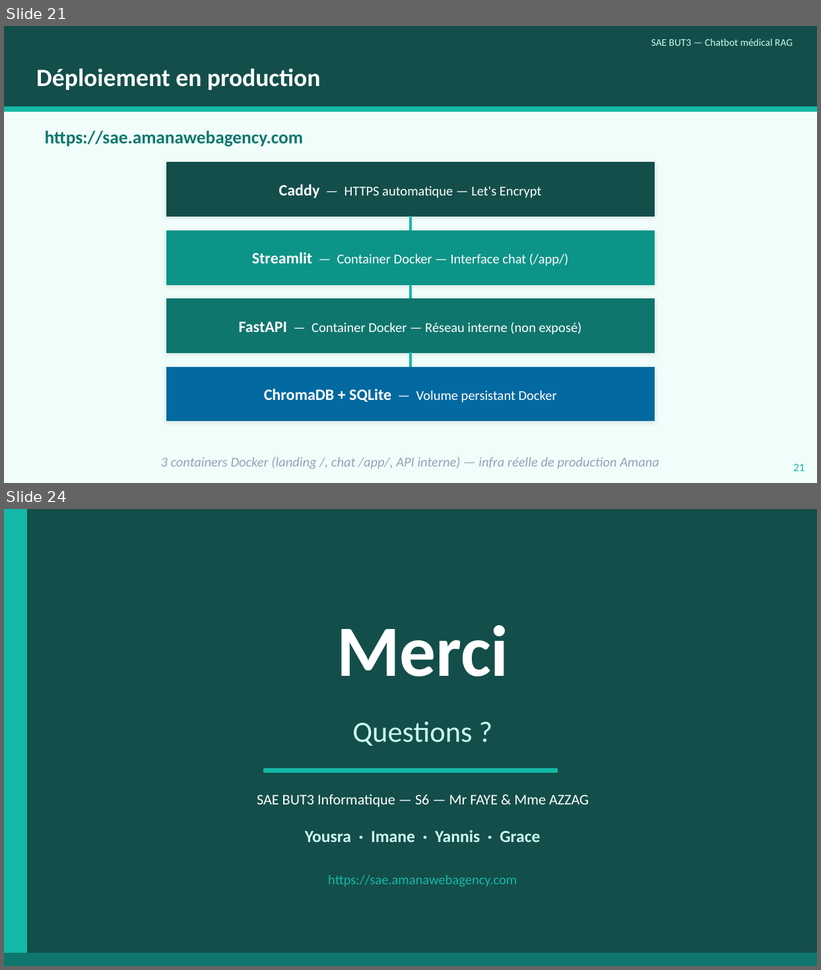
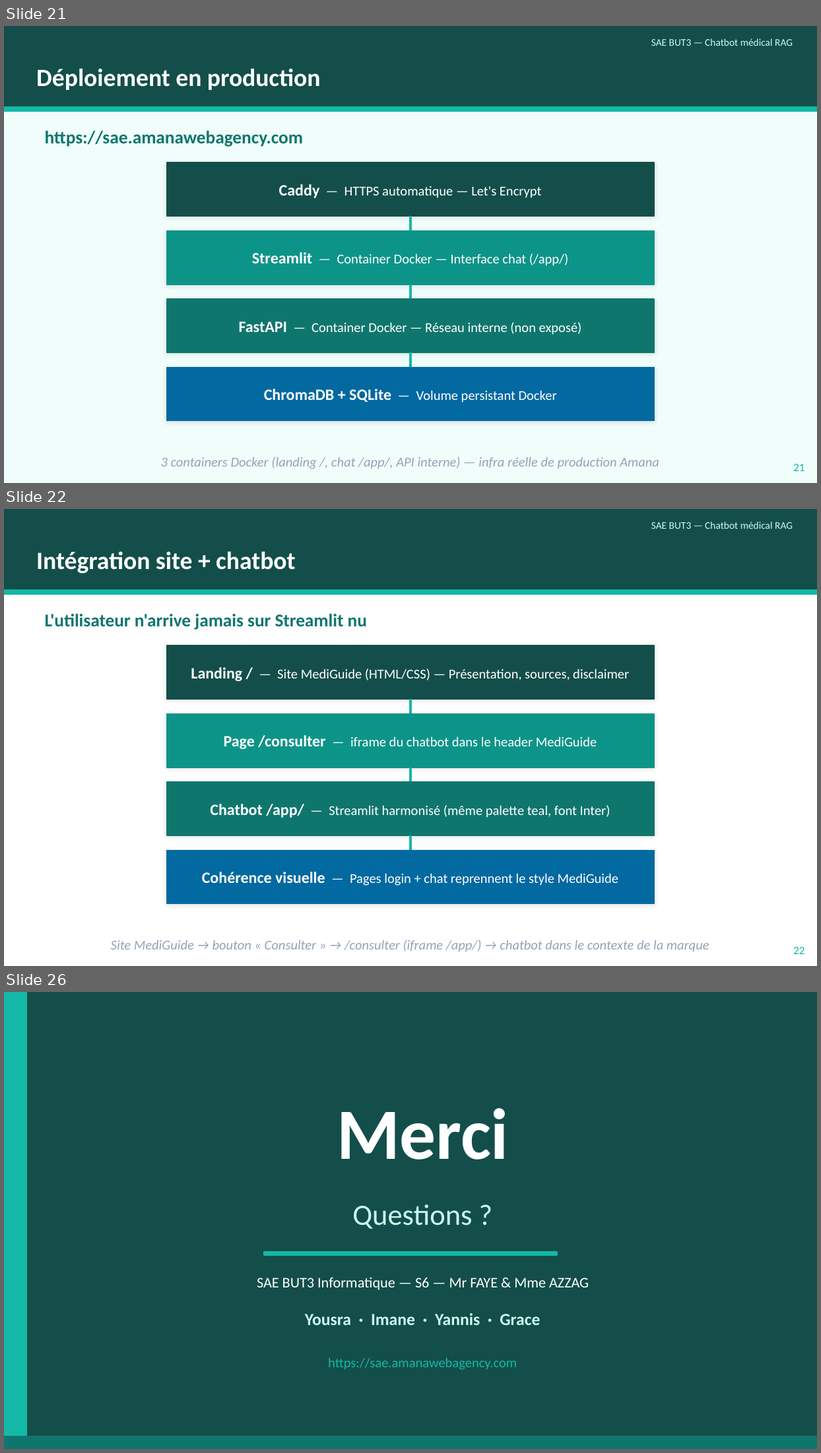
Before and after one commit to YousraWsites/-chatbot-medical-s6, a slide deck: docs/soutenance.pptx. Shown one above the other, each under a label of ours: slides 21 and 24 before the commit, slides 21, 22 and 26 after it; the slides between them are not shown. The pictures are 821x970 and 821x1453 pixels, drawn with LibreOffice and Linux fonts; fonts in the diff are those of the drawing. Boxes give left, top, right and bottom in pixels: in the first picture for what was removed or moved away, otherwise in the second. Text is boxed around its words. In the diff, an @@ line names an element or a change of style, - is before the commit and + after.

Commit message:
intégration: iframe /consulter + harmonisation Streamlit + 2 nouvelles slides
L'utilisateur n'arrive plus sur Streamlit nu — on a une vraie chaîne site → consultation :

  site/consulter.html        page dédiée avec header MediGuide + iframe vers /app/,
                             pill disclaimer permanent, loader animé pendant le boot
  site/index.html            tous les CTAs pointent vers /consulter (plus vers /app/)
  site/default.conf          try_files étendu pour servir consulter.html sur /consulter
  deploy/caddy-...caddy      CSP frame-ancestors 'self' (au lieu de 'none') pour
                             autoriser l'iframe depuis le même domaine

Harmonisation Streamlit avec la palette/typo MediGuide :

  frontend/app.py            - Import font Inter via Google Fonts
                             - Variables CSS alignées sur le site (TEAL_900 #134e4a,
                               TEAL_700 #0f766e, TEAL_500 #14b8a6, TEAL_100 #ccfbf1,
                               TEAL_50 #f0fdfa)
                             - Boutons primary avec gradient teal + shadow
                             - Hero login MediGuide complet : badge "Sources HAS&INCa"
                               + h1 gradient + tagline
                             - Cohérence des titres "🏥 MediGuide" partout
                               (sidebar, chat, login) — plus de "Chatbot Médical"
                             - st.set_page_config(page_title="MediGuide — Assistant santé")

Slides ajoutées (26 au total au lieu de 24) :

  Slide 22 - "Intégration site + chatbot" : explique la chaîne Landing / →
             /consulter (iframe) → /app/ et la cohérence visuelle bout-en-bout
  Slide 24 - "Polish UX — les détails qui comptent" : 4 cartes (cohérence
             visuelle, badges de sources, Mes rendez-vous, auto-rename)

  Numérotation de page mise à jour sur les slides 23, 25, 26.
  Répartition orale dans le rapport mise à jour (slides 19-25 pour Yannis,
  toujours 4 min en accélérant l'enchaînement des nouvelles slides visuelles).

Tests prod (sae.amanawebagency.com) :
  curl /             → 200 (landing avec CTA vers /consulter)
  curl /consulter    → 200 (header MediGuide + iframe /app/)
  curl /app/         → 200 (Streamlit harmonisé)
  CSP frame-ancestors 'self' → iframe autorisée depuis sae.amanawebagency.com

```diff
--- a/docs/soutenance.pptx
+++ b/docs/soutenance.pptx
@@ slide 22 added at box(4, 509, 817, 966), background #FFFFFF @@
@@ rectangle added at box(4, 509, 817, 590), fill #134E4A, outline #134E4A 1 pt @@
@@ text added at box(651, 522, 793, 529), 9 pt, text #CCFBF1 @@
+SAE BUT3 — Chatbot médical RAG
@@ text added at box(36, 551, 295, 574), 22 pt, text #FFFFFF, bold @@
+Intégration site + chatbot
@@ rectangle added at box(4, 590, 817, 594), fill #14B8A6, outline #14B8A6 1 pt @@
@@ text added at box(45, 613, 367, 630), 16 pt, text #0F766E, bold @@
+L'utilisateur n'arrive jamais sur Streamlit nu
@@ rectangle added at box(166, 646, 655, 699), fill #134E4A, outline #134E4A 1 pt @@
@@ text added at box(191, 667, 629, 681), 12 pt, text #FFFFFF @@
+Landing / — Site MediGuide (HTML/CSS) — Présentation, sources, disclaimer
@@ line added from (411, 699) to (411, 714), #14B8A6 2 pt @@
@@ rectangle added at box(166, 714, 655, 768), fill #0D9488, outline #0D9488 1 pt @@
@@ text added at box(224, 735, 597, 749), 12 pt, text #FFFFFF @@
+Page /consulter — iframe du chatbot dans le header MediGuide
@@ rectangle added at box(166, 782, 655, 836), fill #0F766E, outline #0F766E 1 pt @@
@@ line added from (411, 768) to (411, 782), #14B8A6 2 pt @@
@@ text added at box(210, 804, 611, 818), 12 pt, text #FFFFFF @@
+Chatbot /app/ — Streamlit harmonisé (même palette teal, font Inter)
@@ line added from (411, 836) to (411, 850), #14B8A6 2 pt @@
@@ rectangle added at box(166, 850, 655, 904), fill #0369A1, outline #0369A1 1 pt @@
@@ text added at box(202, 872, 619, 886), 12 pt, text #FFFFFF @@
+Cohérence visuelle — Pages login + chat reprennent le style MediGuide
@@ text added at box(111, 940, 710, 952), 12 pt, text #94A3B8, italic @@
+Site MediGuide → bouton « Consulter » → /consulter (iframe /app/) → chatbot dans le contexte de la marque
@@ text added at box(793, 947, 805, 955), 10 pt, text #14B8A6 @@
+22
@@ what was slide 24 is now slide 26 @@
```
Also in this commit, not shown: 2 slides changed, 1 other slide added, 9 other files.
